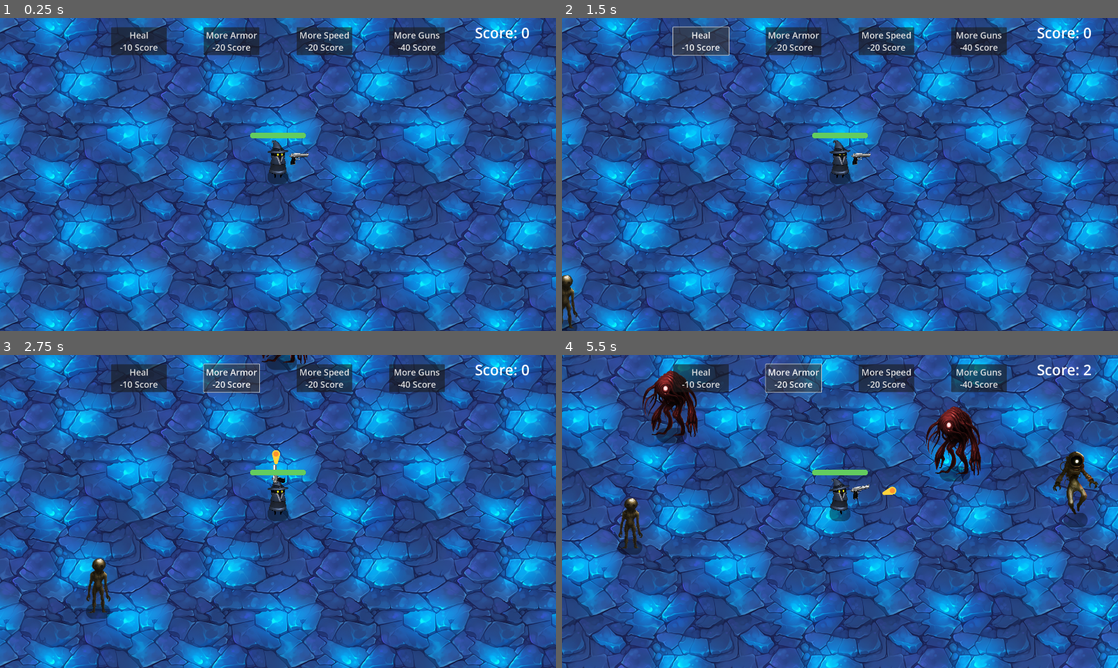
Above: before the commit, frames 1-4 (two rows, left to right).
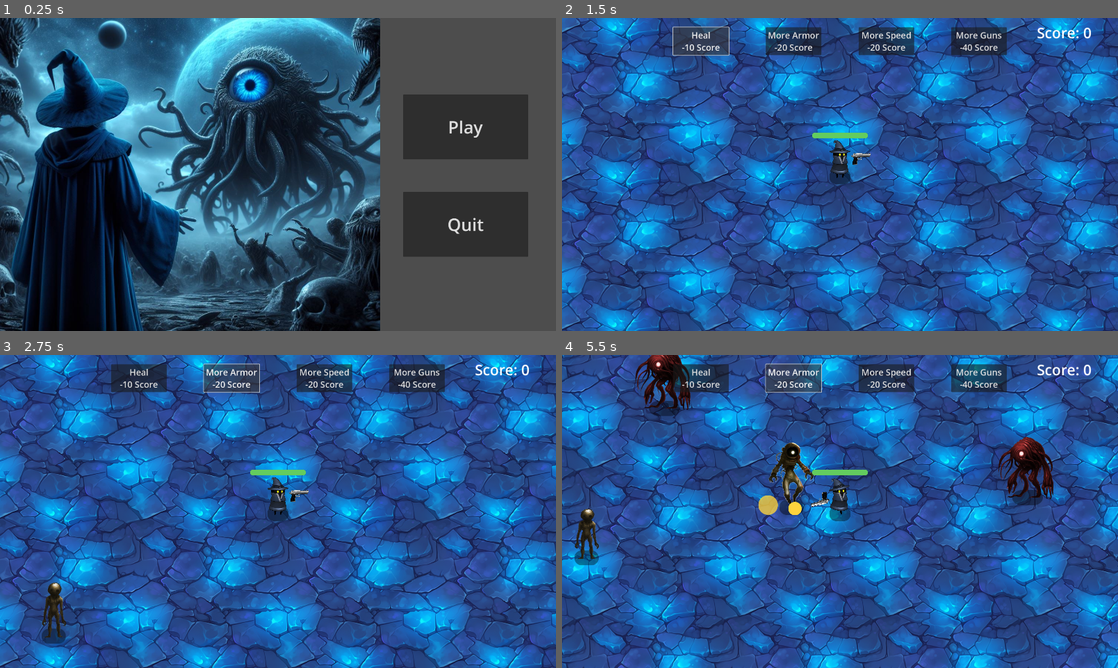
Above: after the commit, the same moments.

Repository: Marcel-MD/survivors-game
Game: Godot game, scene res://main.tscn
The game is run twice, just before and just after one commit, with the same random seed, the same clock (stepped at 60 frames per second) and the same inputs. Before the commit the project starts from res://game.tscn. Sound files missing from this copy of the repository are replaced by a short silence.
Inputs (mouse positions are in pixels of both pictures, inside the frame that each line leads up to):
- Up to frame 1 (0.25 s): no input
- Up to frame 2 (1.5 s): click (1029, 127) at 0.5 s, where only the run after the commit has a clickable "Play"; click "Heal -10 Score" at 1.25 s
- Up to frame 3 (2.75 s): click "More Armor -20 Score" at 2 s
- Up to frame 4 (5.5 s): hold D (move_right) 2.78-3.53 s; hold S (move_down) 3.53-4.28 s; hold D (move_right) 4.28-5.03 s; hold W (move_up) from 5.03 s (still down)

The runs differ from the first frame. In frame 1, 97% of the frame differs, in the area x 0-100%, y 0-100%; in frame 2, 0.4%; in frame 3, 1.6%; in frame 4, 7.5%.
Error after the commit: Attempt to call function 'play' in base 'null instance' on a null instance. (res://game.gd:66)

Commit message:
Add music

Diff:
--- a/game.gd
+++ b/game.gd
@@ -60,3 +60,7 @@
 
 	player.increment_score(-40)
 	player.add_new_gun()
+
+
+func _on_music_player_finished():
+	$MusicPlayer.play()
--- a/game.tscn
+++ b/game.tscn
@@ -6,6 +6,7 @@
 [ext_resource type="Texture2D" uid="uid://yvc25cs763si" path="res://ground/orange_ground_512.png" id="3_4dlig"]
 [ext_resource type="Texture2D" uid="uid://dumcwfoksv80m" path="res://ground/green_ground_512.png" id="4_bqhbi"]
 [ext_resource type="Texture2D" uid="uid://r4u7nw07qpap" path="res://ground/blue_ground_512.png" id="5_mcuj0"]
+[ext_resource type="AudioStream" uid="uid://eexvkvqw2ewi" path="res://music/No Aliens Here.mp3" id="7_sj7fc"]
 
 [sub_resource type="TileSetAtlasSource" id="TileSetAtlasSource_da165"]
 texture = ExtResource("2_2qg0h")
@@ -117,6 +118,12 @@
 unique_name_in_owner = true
 position = Vector2(-128, -120)
 
+[node name="MusicPlayer" type="AudioStreamPlayer2D" parent="Player"]
+unique_name_in_owner = true
+position = Vector2(-960, -544)
+stream = ExtResource("7_sj7fc")
+autoplay = true
+
 [node name="EnemySpawnTimer" type="Timer" parent="."]
 unique_name_in_owner = true
 autostart = true
@@ -155,4 +162,5 @@
 [connection signal="pressed" from="CanvasLayer/SpeedButton" to="." method="_on_speed_button_pressed"]
 [connection signal="pressed" from="CanvasLayer/GunButton" to="." method="_on_gun_button_pressed"]
 [connection signal="health_depleted" from="Player" to="." method="_on_player_health_depleted"]
+[connection signal="finished" from="Player/MusicPlayer" to="." method="_on_music_player_finished"]
 [connection signal="timeout" from="EnemySpawnTimer" to="." method="_on_timer_timeout"]
--- /dev/null
+++ b/main.gd
@@ -0,0 +1,13 @@
+extends Node2D
+
+
+func _on_play_button_pressed():
+	get_tree().change_scene_to_file("res://game.tscn")
+
+
+func _on_quit_button_pressed():
+	get_tree().quit()
+
+
+func _on_music_player_finished():
+	%MusicPlayer.play()
--- /dev/null
+++ b/main.tscn
@@ -0,0 +1,38 @@
+[gd_scene load_steps=4 format=3 uid="uid://30yxstm3a03m"]
+
+[ext_resource type="Script" path="res://main.gd" id="1_16f6i"]
+[ext_resource type="Texture2D" uid="uid://dpss3jvh17bqy" path="res://background.jpeg" id="1_t0w0b"]
+[ext_resource type="AudioStream" uid="uid://dd4c3jijalhrq" path="res://music/Nothingness.mp3" id="3_8oq0t"]
+
+[node name="Main" type="Node2D"]
+script = ExtResource("1_16f6i")
+
+[node name="Background" type="Sprite2D" parent="."]
+position = Vector2(656, 432)
+scale = Vector2(1.28125, 1.28125)
+texture = ExtResource("1_t0w0b")
+
+[node name="PlayButton" type="Button" parent="."]
+offset_left = 1392.0
+offset_top = 264.0
+offset_right = 1824.0
+offset_bottom = 488.0
+theme_override_font_sizes/font_size = 60
+text = "Play"
+
+[node name="QuitButton" type="Button" parent="."]
+offset_left = 1392.0
+offset_top = 600.0
+offset_right = 1824.0
+offset_bottom = 824.0
+theme_override_font_sizes/font_size = 60
+text = "Quit"
+
+[node name="MusicPlayer" type="AudioStreamPlayer2D" parent="."]
+unique_name_in_owner = true
+stream = ExtResource("3_8oq0t")
+autoplay = true
+
+[connection signal="pressed" from="PlayButton" to="." method="_on_play_button_pressed"]
+[connection signal="pressed" from="QuitButton" to="." method="_on_quit_button_pressed"]
+[connection signal="finished" from="MusicPlayer" to="." method="_on_music_player_finished"]
--- a/project.godot
+++ b/project.godot
@@ -75,7 +75,7 @@
 [application]
 
 config/name="Lovecraft Survivors"
-run/main_scene="res://game.tscn"
+run/main_scene="res://main.tscn"
 config/features=PackedStringArray("4.2", "Forward Plus")
 config/icon="res://icon.png"
 
Not shown, removed: addons/colorpicker_presets/colorpicker_presets.gd
Not shown, removed: addons/colorpicker_presets/plugin.cfg
Not shown, removed: addons/colorpicker_presets/readme/.gdignore
Binary file removed: addons/colorpicker_presets/readme/colorpicker_presets.png
Binary file removed: addons/colorpicker_presets/readme/install_project_settings.png
Binary file added: background.jpeg
Not shown, added: background.jpeg.import
Not shown: 1 places in game.tscn that only renumber resources
Not shown, added: music/No Aliens Here.mp3.import
Not shown, added: music/Nothingness.mp3.import
Not shown, removed: addons/colorpicker_presets/README.md
Not shown, removed: addons/colorpicker_presets/presets.gpl
(and 2 more such lines)
